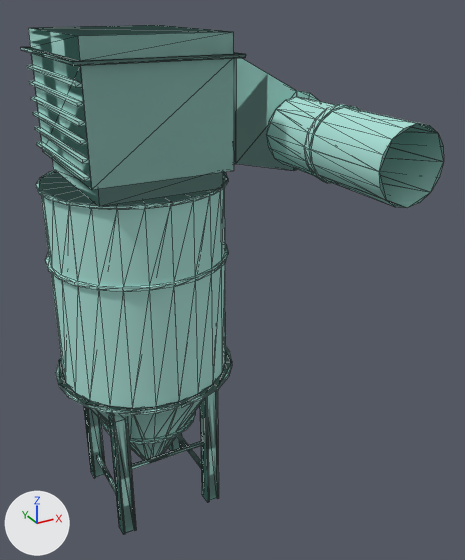
The Blender file src/props_2fort/chimney008.blend as it was, and as the next commit left it.
The view is the same before and after, from a 50 mm lens placed at (-231.0, -637.0, 587.0), pointed at (80.0, -72.0, 305.0). Lighting does not change. The marker at lower left points along +X, +Y and +Z. Mesh edges are drawn as thin lines.

Names of what the first picture shows: 'Chimney008_reference', 'Chimney008_reference_lod1'.
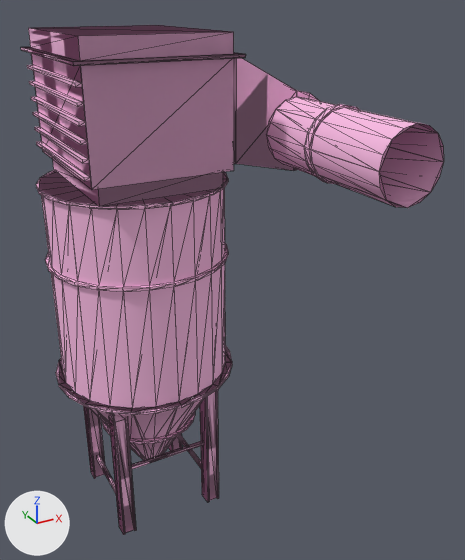
Where the change shows, as pixel boxes [x1, y1, x2, y2] in the pictures (465 x 560 px):
'Chimney008_reference', recoloured (cyan to pink): [21, 25, 444, 535] in both
'Chimney008_reference_lod1', recoloured: [39, 58, 444, 412] in both

Diff of the bpy script that builds the scene:
```diff
--- a/src/props_2fort/chimney008.blend.py
+++ b/src/props_2fort/chimney008.blend.py
@@ mat_chimney008 @@
 mat_chimney008 = diffuse_material('chimney008')
-mat_chimney008.base_color = (0.408, 0.74, 0.674)  # cyan #abdfd6
+mat_chimney008.base_color = (0.947, 0.503, 0.768)  # pink #f9bce3
```
